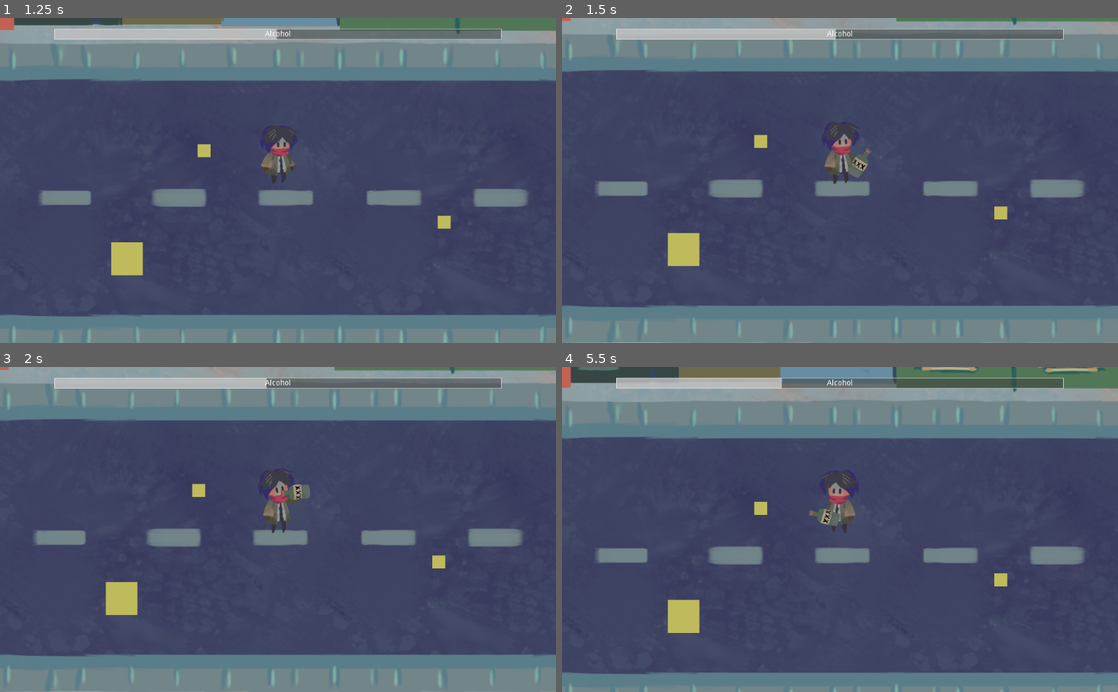
Above: before the commit, frames 1-4 (two rows, left to right).
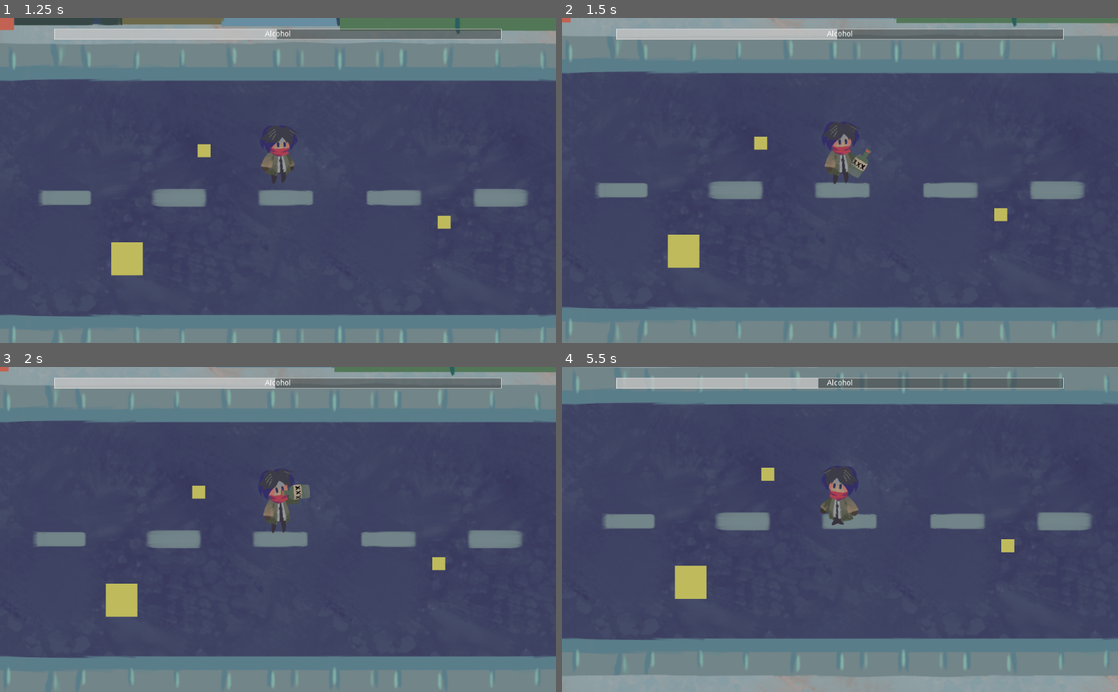
Above: after the commit, the same moments.

Repository: kris-pearman/global-game-jam-2021
Game: Godot game, scene res://Scenes/Screens/Title.tscn
Two runs of this game, one before a commit and one after it. Both use one fixed random seed, a clock stepped at 60 frames per second and the inputs below. The engine's default icon, where the game draws it, is replaced by a stand-in: a white triangle on a blue panel in a dark square. Sound files missing from this copy of the repository are replaced by a short silence.
Inputs:
- Up to frame 1 (1.25 s): tap Enter (ui_accept) at 0.5 s; hold Right (right) from 0.53 s (still down); hold Enter (ui_accept) from 0.53 s (still down)
- Up to frame 2 (1.5 s): release Right (right) at 1.28 s; release Enter (ui_accept) at 1.28 s; hold Down (down) from 1.28 s (still down); tap Enter (ui_accept) at 1.35 s
- Up to frame 3 (2 s): keep holding Down (down); tap Enter (ui_accept) at 1.52, 1.82 s
- Up to frame 4 (5.5 s): release Down (down) at 2.03 s; hold Right (right) 2.03-2.78 s; hold Enter (ui_accept) 2.03-2.78 s; hold Up (up) 2.78-3.53 s; tap Enter (ui_accept) at 2.85, 3.02, 3.32, 4.35, 4.52, 4.82 s; hold Enter (ui_accept) 3.53-4.28 s; hold Left (left) 3.53-5.03 s; hold Down (down) from 5.03 s (still down); hold Enter (ui_accept) from 5.03 s (still down)

Frame 1 is identical in both runs. In frame 2, 2.1% of the frame differs, in the area x 0-100%, y 0-100%; in frame 3, 2.1%; in frame 4, 42%.

Commit message:
stopped animations during cutscenes

Diff:
--- a/Global Game Jam 2021/Scenes/Player.gd
+++ b/Global Game Jam 2021/Scenes/Player.gd
@@ -5,98 +5,87 @@
 var playerMove = false
 var delayframe = 0
 var footstepsplaying = false
-var haltOthers = false
 
+var is_drinking = false
 var in_cutscene: bool = false
+
 var message_direction = "right"
 
 
 func _ready():
 	Events.player = self
 
+func _physics_process(delta):
+	if !in_cutscene && !is_drinking:
+		get_input()
+
+		if !is_drinking:
+			if playerMove == true:
+				velocity = move_and_slide(velocity)
+				check_animation()
+				Events.emit_signal("player_moved",self)
+			check_player_move()
+
+	drink_sound_check()
 
 func get_input():
 	velocity = Vector2()
 	if delayframe == 10:
-		if haltOthers == false:
-			if Input.is_action_pressed('right'):
-				velocity.x += 1
-				$PlayerRig.set_flip(1)
-				playerMove = true
-			if Input.is_action_pressed('left'):
-				velocity.x -= 1
-				$PlayerRig.set_flip(0)
-				playerMove = true
-			if Input.is_action_pressed('up'):
-				velocity.y -= 1
-				playerMove = true
-			if Input.is_action_pressed('down'):
-				velocity.y += 1
-				playerMove = true
-			velocity = velocity.normalized() * speed
-			if Input.is_action_pressed("ui_accept"):
-				drink_animation()
-				set_timer()
-
-
-func _physics_process(delta):
-
-	if !in_cutscene:
-		get_input()
-		velocity = move_and_slide(velocity)
-		check_collision()
-		check_animation()
-		check_player_move()
-		drink_sound_check()
-
-	if playerMove == true:
-		Events.emit_signal("player_moved",self)
-
-
-func check_collision():
-	for i in get_slide_count():
-			var collision = get_slide_collision(i)
-			print("Collided with: ", collision.collider.name)
-
+		if Input.is_action_pressed('right'):
+			velocity.x += 1
+			$PlayerRig.set_flip(1)
+			playerMove = true
+		if Input.is_action_pressed('left'):
+			velocity.x -= 1
+			$PlayerRig.set_flip(0)
+			playerMove = true
+		if Input.is_action_pressed('up'):
+			velocity.y -= 1
+			playerMove = true
+		if Input.is_action_pressed('down'):
+			velocity.y += 1
+			playerMove = true
+		velocity = velocity.normalized() * speed
+		if Input.is_action_just_pressed("ui_accept"):
+			playerMove = false
+			drink_animation()
+			set_timer()
 
 func check_animation():
-	if haltOthers == false:
-		if playerMove == true:
-			$PlayerRig.update_animation("run")
-			if footstepsplaying == false:
-				$Footsteps.play()
-				footstepsplaying = true
+	$PlayerRig.update_animation("run")
+	if footstepsplaying == false:
+		$Footsteps.play()
+		footstepsplaying = true
 
 func check_player_move():
-	if haltOthers == false:
-		if delayframe == 10:
-			if velocity.x == 0 and velocity.y == 0:
-				$PlayerRig.update_animation("idle")
-				$Footsteps.stop()
-				playerMove = false
-				footstepsplaying = false
-		else:
-			delayframe +=1
+	if delayframe == 10:
+		if velocity.x == 0 and velocity.y == 0:
+			idle_animation()
+	else:
+		delayframe +=1
 
-
+func idle_animation():
+	$PlayerRig.update_animation("idle")
+	$Footsteps.stop()
+	playerMove = false
+	footstepsplaying = false
 
 func drink_animation():
 	$PlayerRig.update_animation("drink")
+	$Footsteps.stop()
+	is_drinking = true
 	footstepsplaying = false
-	$Footsteps.stop()
 
 func set_timer():
+	$DrinkTimer.wait_time = 0.9
 	$DrinkTimer.start()
-	haltOthers = true
-	footstepsplaying = false
 
 
 func _on_DrinkTimer_timeout():
-	haltOthers = false
-	$DrinkTimer.wait_time = 0.9
+	is_drinking = false
 
 func drink_sound_check():
-	if haltOthers == true:
+	if is_drinking == true:
 		if $DrinkTimer.time_left < 0.6 and $DrinkTimer.time_left > 0.59:
 			$DrinkTimer/Drinking.play()
 	if $DrinkTimer.time_left < 0.5:
@@ -106,6 +95,7 @@
 
 func play_cutscene(id):
 	in_cutscene = true
+	idle_animation()
 	CutScenes.play_scene(id)
 	get_next_message()
 
--- a/Global Game Jam 2021/Scenes/UI/DrunkBar.gd
+++ b/Global Game Jam 2021/Scenes/UI/DrunkBar.gd
@@ -44,7 +44,7 @@
 	add_child(timer)
 	timer.start()
 	# Stop player controls
-	Events.player.haltOthers = true
+	Events.player.in_cutscene = true
 
 
 func _on_game_over_timer_timeout():
